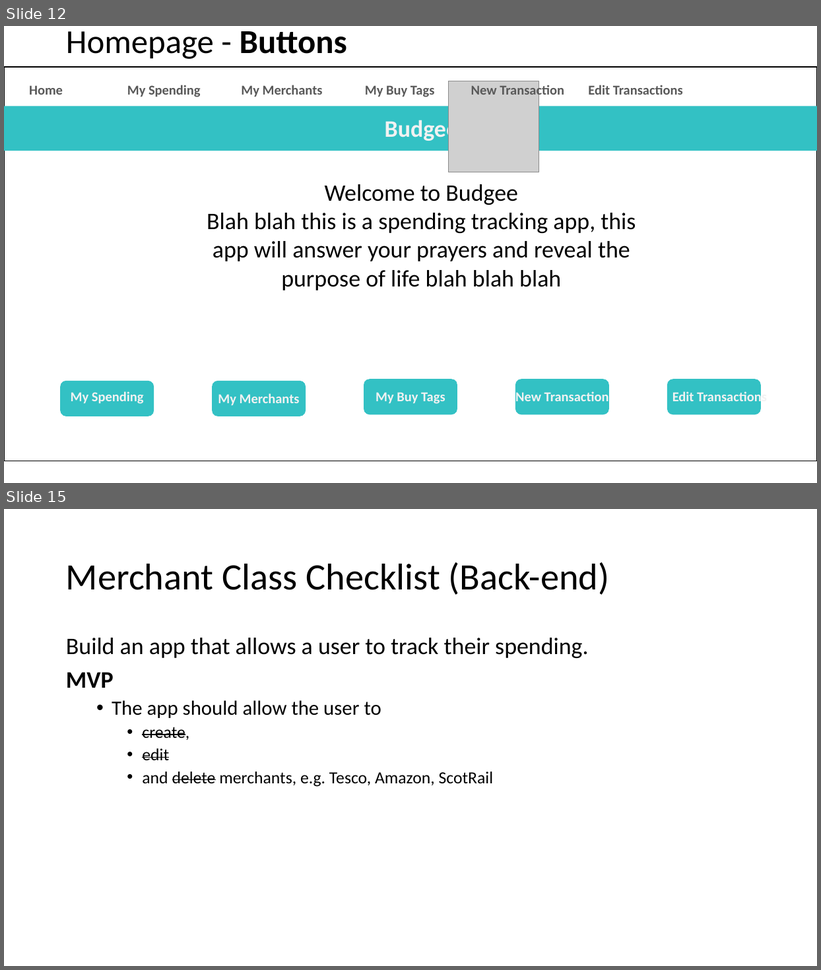
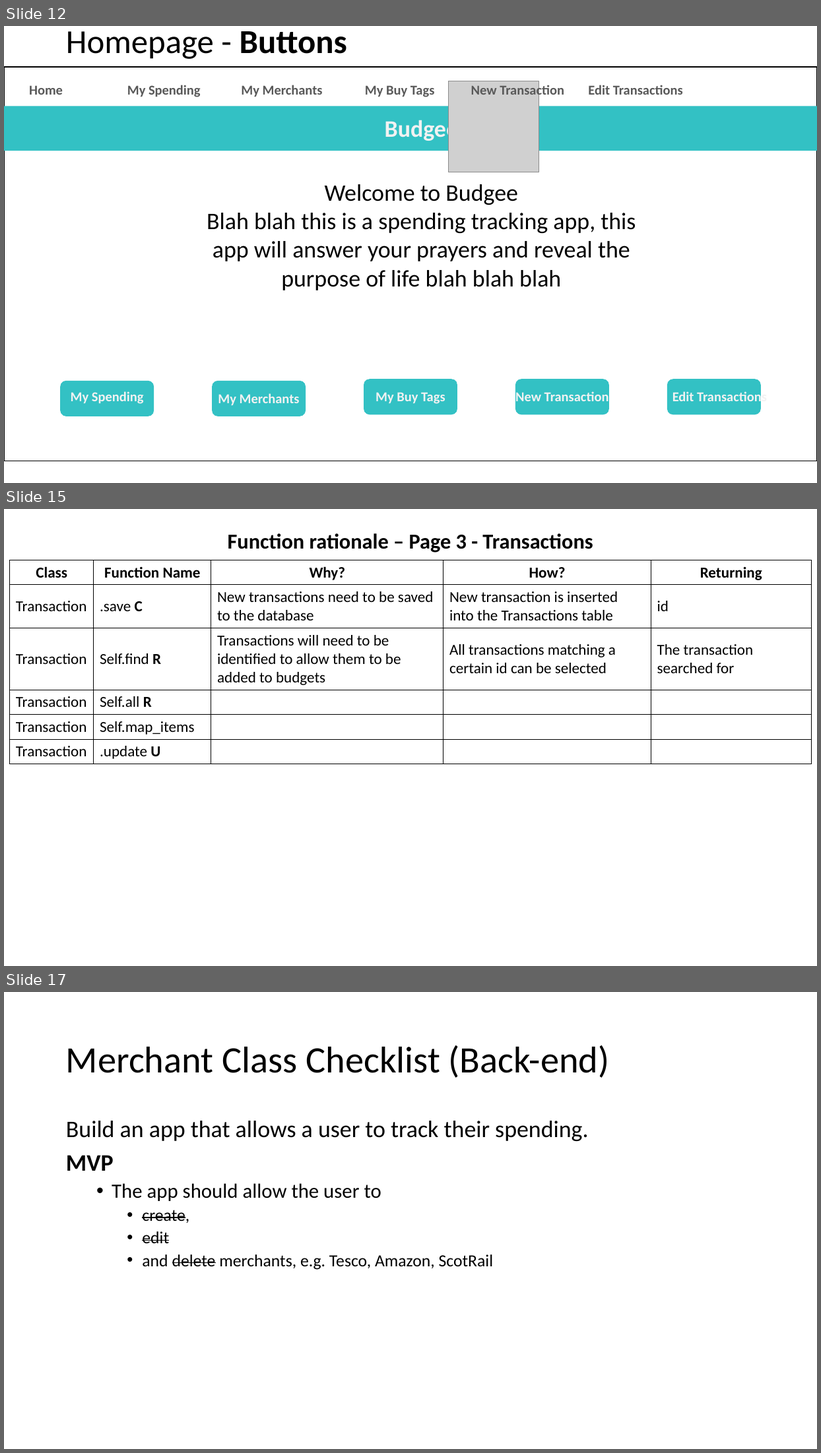
Before and after one commit to catf62/Budgee, a slide deck: Plans_Project_Management/Budget_App_Plan_08Nov2018.pptx. Shown one above the other, each under a label of ours: slides 12 and 15 before the commit, slides 12, 15 and 17 after it; the slides between them are not shown. The pictures are 821x970 and 821x1453 pixels, drawn with LibreOffice and Linux fonts; fonts in the diff are those of the drawing; grey boxes stand for pictures. Boxes give left, top, right and bottom in pixels: in the first picture for what was removed or moved away, otherwise in the second. Text is boxed around its words. In the diff, an @@ line names an element or a change of style, - is before the commit and + after.

Commit message:
additional functions planned for transactions

```diff
--- a/Plans_Project_Management/Budget_App_Plan_08Nov2018.pptx
+++ b/Plans_Project_Management/Budget_App_Plan_08Nov2018.pptx
@@ slide 15 added at [4, 509, 817, 966], background #FFFFFF @@
@@ title added at [228, 533, 593, 553], 25.2 pt, text #000000, bold @@
+Function rationale – Page 3 - Transactions
@@ table added at [9, 560, 812, 762], 6 rows, 5 columns @@
+Class | Function Name | Why? | How? | Returning
+Transaction | .save C | New transactions need to be saved to the database | New transaction is inserted into the Transactions table | id
+Transaction | Self.find R | Transactions will need to be identified to allow them to be added to budgets | All transactions matching a certain id can be selected | The transaction searched for
+Transaction | Self.all R |  |  | 
+Transaction | Self.map_items |  |  | 
+Transaction | .update U |  |  | 
@@ what was slide 15 is now slide 17 @@
```
Also in this commit, not shown: 3 slides changed, 1 other slide added.
